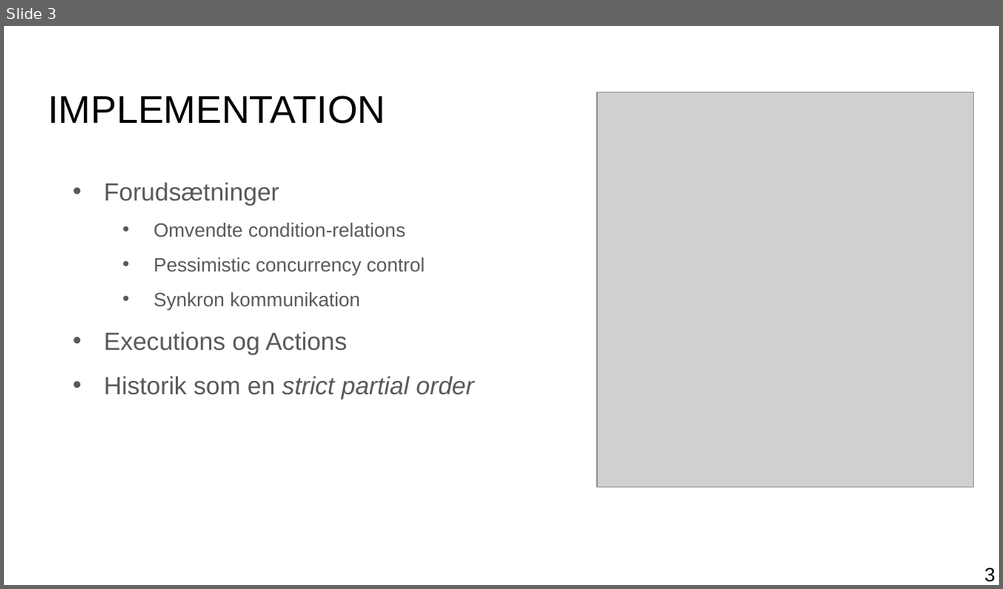
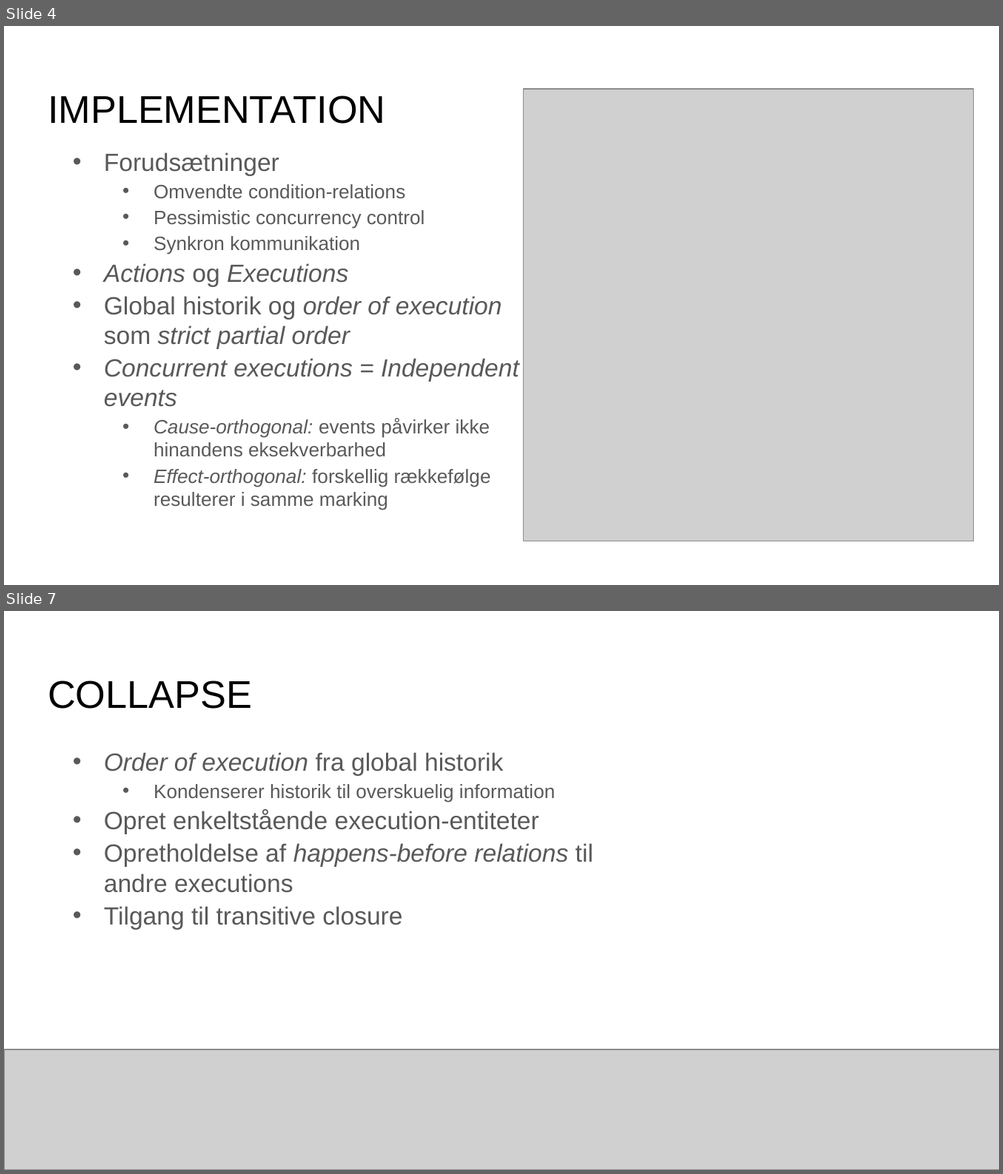
Before and after one commit to mikaellindemann/Distributed-Consensus, a slide deck: doc/Exam/Exam.pptx. Shown one above the other, each under a label of ours: slide 3 before the commit, slides 4 and 7 after it; the slides between them are not shown. The pictures are 1003x589 and 1003x1174 pixels, drawn with LibreOffice and Linux fonts; fonts in the diff are those of the drawing; grey boxes stand for pictures. Boxes give left, top, right and bottom in pixels: in the first picture for what was removed or moved away, otherwise in the second. Text is boxed around its words. In the diff, an @@ line names an element or a change of style, - is before the commit and + after.

```diff
--- a/doc/Exam/Exam.pptx
+++ b/doc/Exam/Exam.pptx
@@ slide 7 added at [4, 611, 999, 1170], background #FFFFFF @@
@@ title added at [48, 681, 252, 709], 28 pt, text #000000 @@
+COLLAPSE
@@ text added at [104, 752, 593, 929], 18 pt, text #595959 @@
+• Order of execution fra global historik
+  • Kondenserer historik til overskuelig information
+• Opret enkeltstående execution-entiteter
+• Opretholdelse af happens-before relations til
+  andre executions
+• Tilgang til transitive closure
@@ picture added at [4, 1050, 999, 1170] @@
@@ what was slide 3 is now slide 4 @@
@@ slide 4 changed as well @@
@@ picture: place and size @@
-picture at [597, 93, 973, 488]
+picture at [523, 89, 973, 541]
@@ text "Forudsætninger": place and size @@
-text "Forudsætninger" at [104, 182, 474, 399]
+text "Forudsætninger" at [104, 153, 519, 511]
@@ text at [104, 153, 425, 255]: line spacing 1.5 to 1; more space between paragraphs @@
@@ text at [104, 264, 519, 511]: text changed; size 18 to 14 pt; italic on @@
-• Executions og Actions
-• Historik som en strict partial order
+• Actions og Executions
+• Global historik og order of execution
+  som strict partial order
+• Concurrent executions = Independent
+  events
+  • Cause-orthogonal: events påvirker ikke
+    hinandens eksekverbarhed
+  • Effect-orthogonal: forskellig rækkefølge
+    resulterer i samme marking
@@ page number removed at [984, 568, 995, 582] @@
-3
```
Also in this commit, not shown: 11 other slides changed, 6 other slides added, 4 slides removed, 2 other files.
